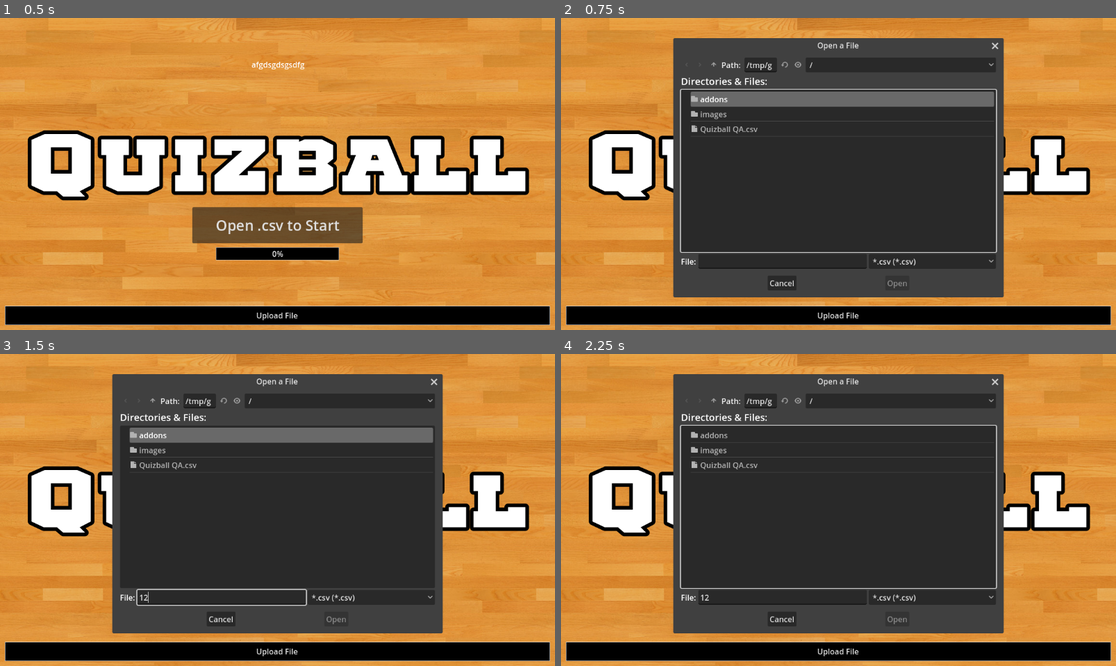
Above: before the commit, frames 1-4 (two rows, left to right).
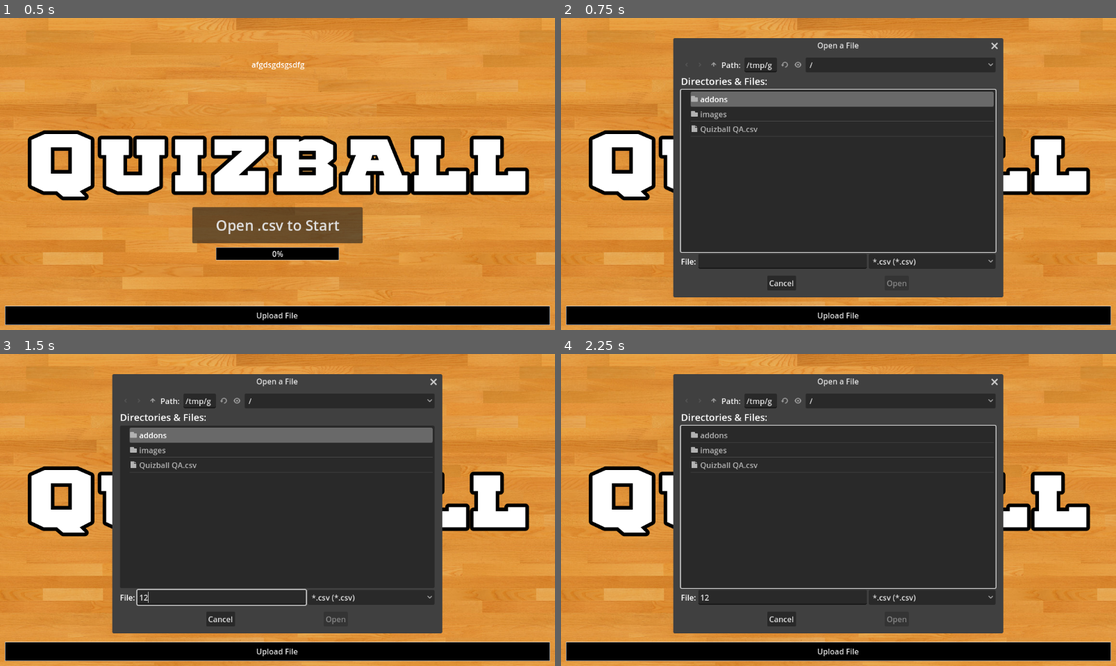
Above: after the commit, the same moments.

Repository: kaatissensei/Quizball
Game: Godot game, scene res://MainMenu.tscn
Two runs of this game, one before a commit and one after it. Both use one fixed random seed, a clock stepped at 60 frames per second and the inputs below.
Inputs (mouse positions are in pixels of both pictures, inside the frame that each line leads up to):
- Up to frame 1 (0.5 s): no input
- Up to frame 2 (0.75 s): click "Open .csv to Start" at 0.5 s
- Up to frame 3 (1.5 s): click (222, 597) at 1.27 s; type "12" at 1.35 s
- Up to frame 4 (2.25 s): click "Open .csv to Start" at 2 s

Frame 1 is identical in both runs. In frame 2, 0.5% of the frame differs, in the area x 37-80%, y 6-90%; in frame 3, 0.3%; in frame 4, 0.5%.

Commit message:
Converted base64 to string, attempting to parse

Diff:
--- a/project/menu.gd
+++ b/project/menu.gd
@@ -41,13 +41,12 @@
 	#success_label.visible = true
 	#Main.csvFile = FileAccess.open(path,FileAccess.READ)
 	#
-	var raw_data: String = Marshalls.base64_to_utf8(base64_data)
+	var utf8_data: String = Marshalls.base64_to_utf8(base64_data)
 	#var string_data: String = base64_data.get_string_from_utf8()
 
-
-	%Base64.text = raw_data #WIP What data type does this need to be?
-	#Main.parse_csv()
-	#get_tree().change_scene_to_file("res://Quiz_scene.tscn")
+	Main.csvFile = utf8_data
+	Main.parse_csv()
+	get_tree().change_scene_to_file("res://Quiz_scene.tscn")
 
 func _on_error() -> void:
 	push_error("Error!")
